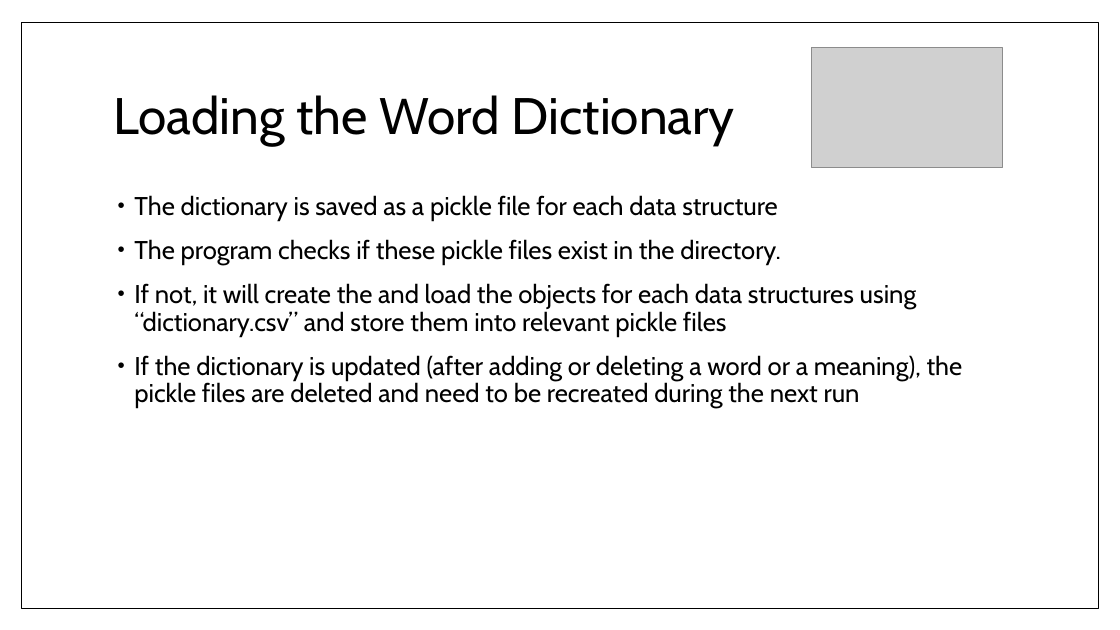
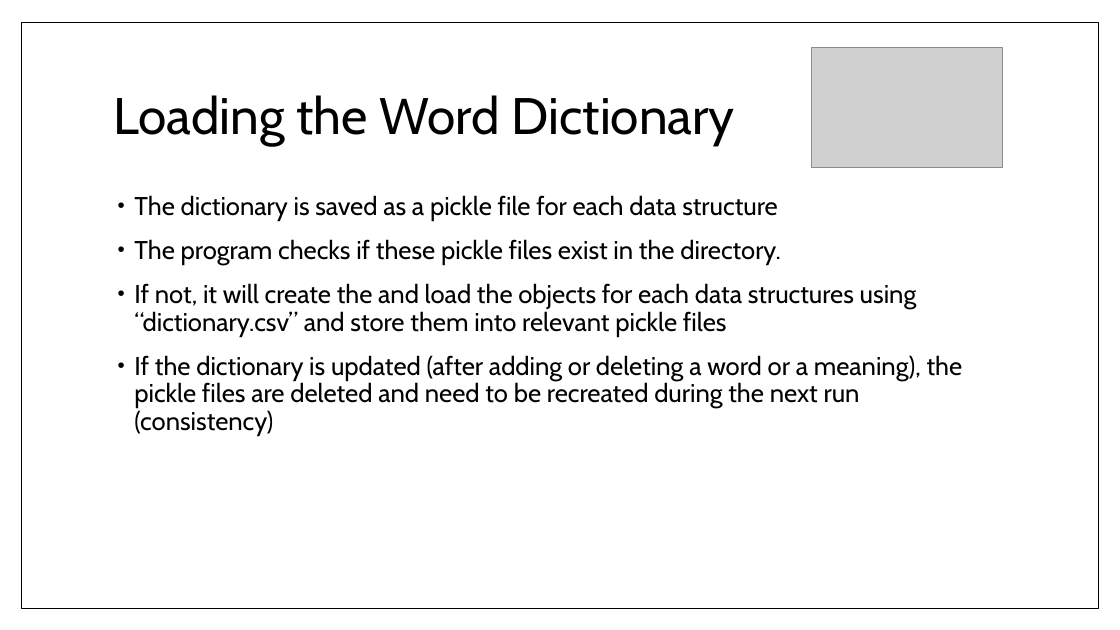
Before and after one commit to diwas-lamsal/English-Dictionary-Python, a slide deck: slide 27 of st122324-Diwas-Lamsal-DSA-Presentation.pptx. Drawn at 1120x630 pixels with LibreOffice and Linux fonts; fonts in the diff are those of the drawing; grey boxes stand for pictures. Boxes give left, top, right and bottom in pixels: in the first picture for what was removed or moved away, otherwise in the second. Text is boxed around its words. In the diff, an @@ line names an element or a change of style, - is before the commit and + after.

```diff
--- a/st122324-Diwas-Lamsal-DSA-Presentation.pptx
+++ b/st122324-Diwas-Lamsal-DSA-Presentation.pptx
@@ text at box(134, 355, 963, 436): text changed @@
-• If the dictionary is updated (after adding or deleting a word or a meaning), the pickle files are deleted and need to be recreated during the next run
+• If the dictionary is updated (after adding or deleting a word or a meaning), the pickle files are deleted and need to be recreated during the next run (consistency)
```
Also in this commit, not shown: 1 other slide changed, 1 other file.
